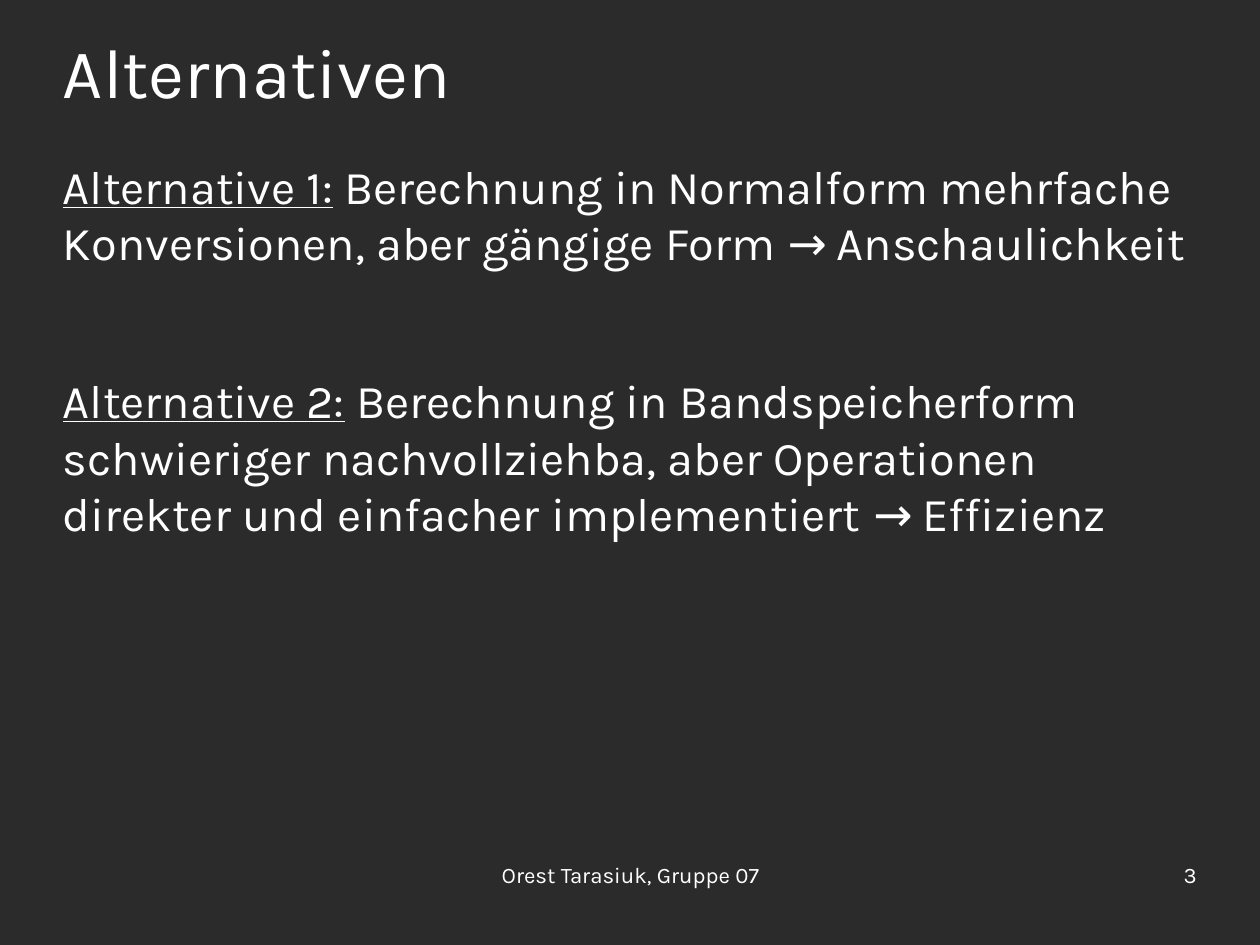
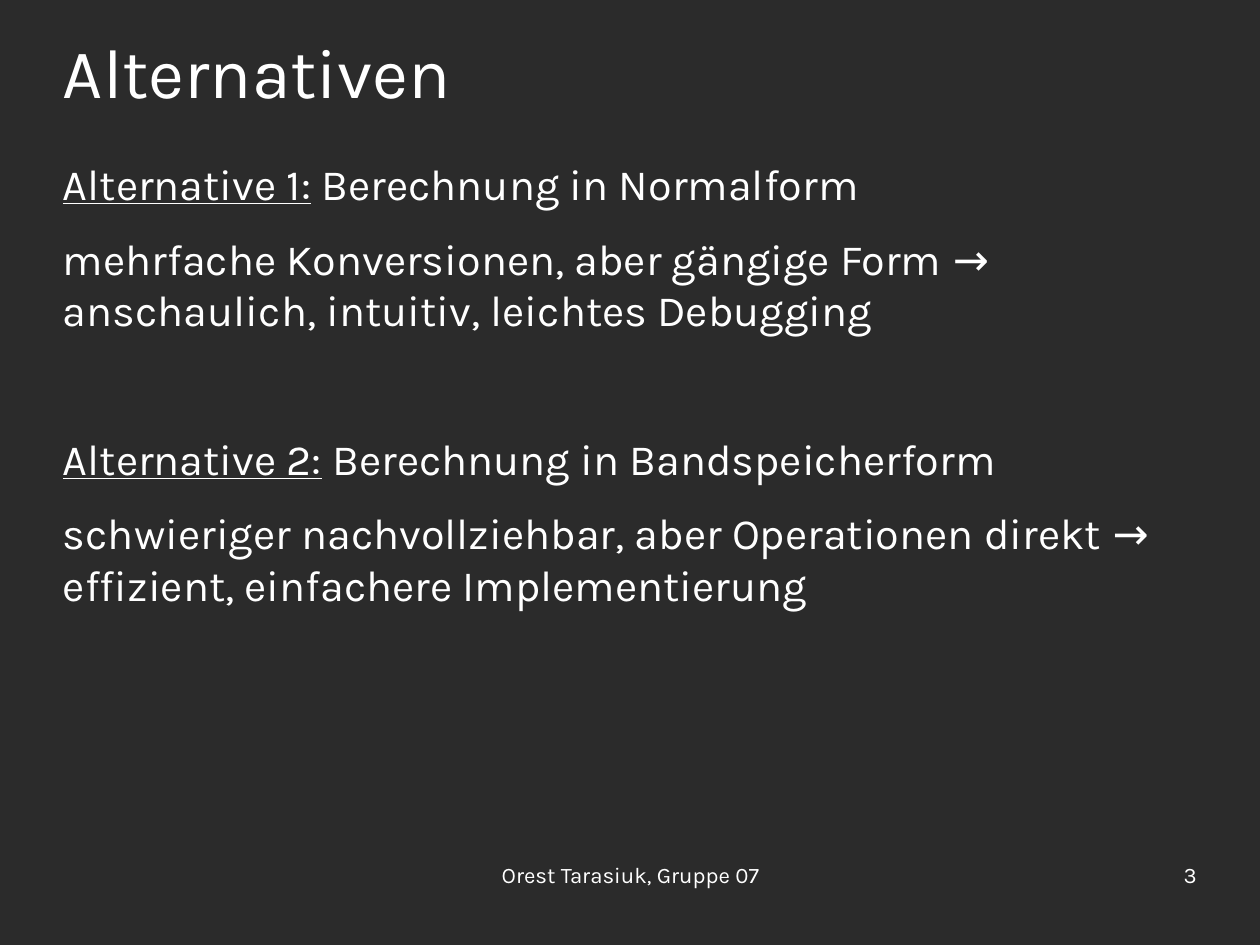
Before and after one commit to OrestTa/etip, a slide deck: slide 3 of Projekt2/Vortrag/vortrag2.odp. Drawn at 1260x945 pixels with LibreOffice and Linux fonts; fonts in the diff are those of the drawing; background and template pictures are left out; a plain dark background stands for a picture behind light text. Boxes give left, top, right and bottom in pixels: in the first picture for what was removed or moved away, otherwise in the second. Text is boxed around its words. In the diff, an @@ line names an element or a change of style, - is before the commit and + after.

```diff
--- a/Projekt2/Vortrag/vortrag2.odp
+++ b/Projekt2/Vortrag/vortrag2.odp
@@ text at [63, 170, 1101, 612]: text changed; size 29.6 to 27.2 pt @@
-Alternative 1: Berechnung in Normalform mehrfache Konversionen, aber gängige Form → Anschaulichkeit
-Alternative 2: Berechnung in Bandspeicherform schwieriger nachvollziehba, aber Operationen direkter und einfacher implementiert → Effizienz
+Alternative 1: Berechnung in Normalform
+mehrfache Konversionen, aber gängige Form → anschaulich, intuitiv, leichtes Debugging
+Alternative 2: Berechnung in Bandspeicherform
+schwieriger nachvollziehbar, aber Operationen direkt → effizient, einfachere Implementierung
```
Also in this commit, not shown: 5 other slides changed, 2 slides added.
